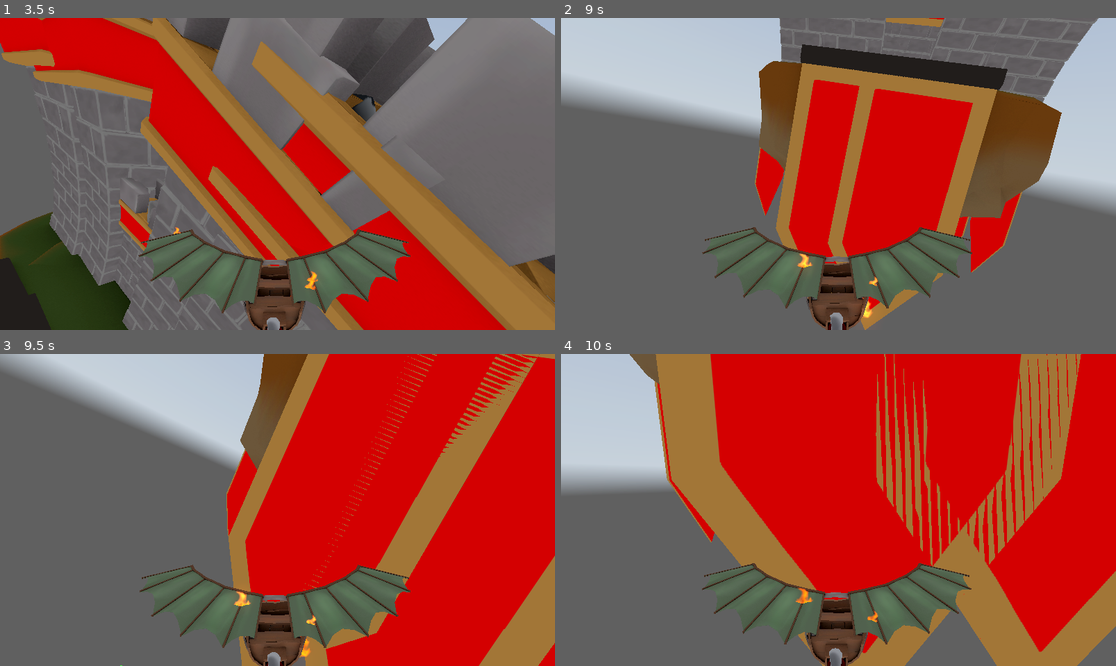
Above: before the commit, frames 1-4 (two rows, left to right).
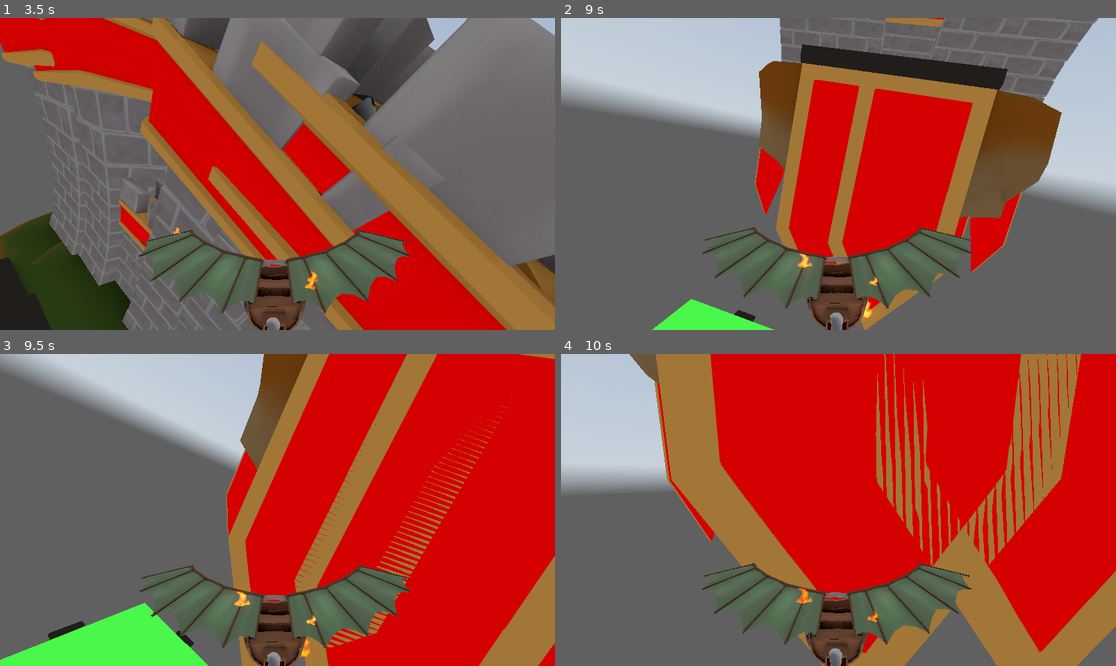
Above: after the commit, the same moments.

Repository: SimDubz/godot_gamejam_01
Game: Godot game, scene res://scenes/playground.tscn
The game is run twice, just before and just after one commit, with the same random seed, the same clock (stepped at 60 frames per second) and the same inputs. This scene is started directly instead of the project's main scene. A sky picture missing from this copy of the repository is replaced by a grey-blue gradient.
Inputs (mouse positions are in pixels of both pictures, inside the frame that each line leads up to):
- Up to frame 1 (3.5 s): tap Enter (ui_accept) at 0.5, 0.77, 1.52, 3.02 s; move the mouse to (271, 180) at 0.52 s; hold E (rotate_right) 0.53-2.03 s; move the mouse to (316, 177) at 1.27 s; move the mouse to (233, 170) at 2.02 s; hold Q (rotate_left) from 2.03 s (still down); move the mouse to (283, 174) at 2.77 s
- Up to frame 2 (9 s): move the mouse to (816, 167) at 3.52 s; tap Enter (ui_accept) at 3.77, 4.52, 6.02, 6.77, 7.52 s; move the mouse to (866, 174) at 4.27 s; release Q (rotate_left) at 4.28 s; hold E (rotate_right) 4.28-8.03 s; move the mouse to (810, 174) at 5.02 s; move the mouse to (849, 167) at 5.77 s; move the mouse to (832, 180) at 6.52 s; move the mouse to (877, 177) at 7.27 s; move the mouse to (794, 170) at 8.02 s; hold Q (rotate_left) from 8.03 s (still down); move the mouse to (844, 174) at 8.77 s
- Up to frame 3 (9.5 s): keep holding Q (rotate_left); tap Enter (ui_accept) at 9.02 s
- Up to frame 4 (10 s): move the mouse to (816, 503) at 9.52 s; release Q (rotate_left) at 9.53 s; hold E (rotate_right) from 9.53 s (still down); tap Enter (ui_accept) at 9.77 s

Frame 1 is identical in both runs. In frame 2, 1.2% of the frame differs, in the area x 16-39%, y 89-100%; in frame 3, 12%, in the area x 0-98%, y 0-100%; in frame 4, nothing differs.

Commit message:
Added Banner

Diff:
--- a/scenes/landing_zone.tscn
+++ b/scenes/landing_zone.tscn
@@ -1,25 +1,29 @@
-[gd_scene load_steps=4 format=3 uid="uid://cdr0rtyk4dq26"]
+[gd_scene load_steps=5 format=3 uid="uid://cdr0rtyk4dq26"]
 
 [ext_resource type="Script" path="res://scripts/LandingArea.gd" id="1_20c4y"]
+[ext_resource type="PackedScene" path="res://assets/landing_zone.tscn" id="2_d7wcj"]
 
 [sub_resource type="StandardMaterial3D" id="StandardMaterial3D_6qfgn"]
 albedo_color = Color(0.105882, 0.560784, 0.0666667, 1)
 
 [sub_resource type="BoxShape3D" id="BoxShape3D_2s02j"]
-size = Vector3(19.5493, 4.93213, 20.811)
+size = Vector3(95.2915, 4.93213, 96.1114)
 
 [node name="LandingZone" type="Node3D" groups=["landing"]]
 
 [node name="CSGBox3D" type="CSGBox3D" parent="."]
+transform = Transform3D(1, 0, 0, 0, 1, 0, 0, 0, 1, 0.269716, 0, 0.229126)
 use_collision = true
-size = Vector3(18.4214, 1, 20)
+size = Vector3(95.0863, 1, 95.7014)
 material = SubResource("StandardMaterial3D_6qfgn")
 
 [node name="LandingArea" type="Area3D" parent="."]
 script = ExtResource("1_20c4y")
 
 [node name="CollisionShape3D" type="CollisionShape3D" parent="LandingArea"]
-transform = Transform3D(1, 0, 0, 0, 1, 0, 0, 0, 1, -0.23568, 1.96606, 0.0679626)
+transform = Transform3D(1, 0, 0, 0, 1, 0, 0, 0, 1, 0.371984, 1.96606, 0.229256)
 shape = SubResource("BoxShape3D_2s02j")
 
+[node name="root" parent="." instance=ExtResource("2_d7wcj")]
+
 [connection signal="body_entered" from="LandingArea" to="LandingArea" method="_on_body_entered"]
Not shown: 2 places in assets/castle_base.tscn that only renumber resources
